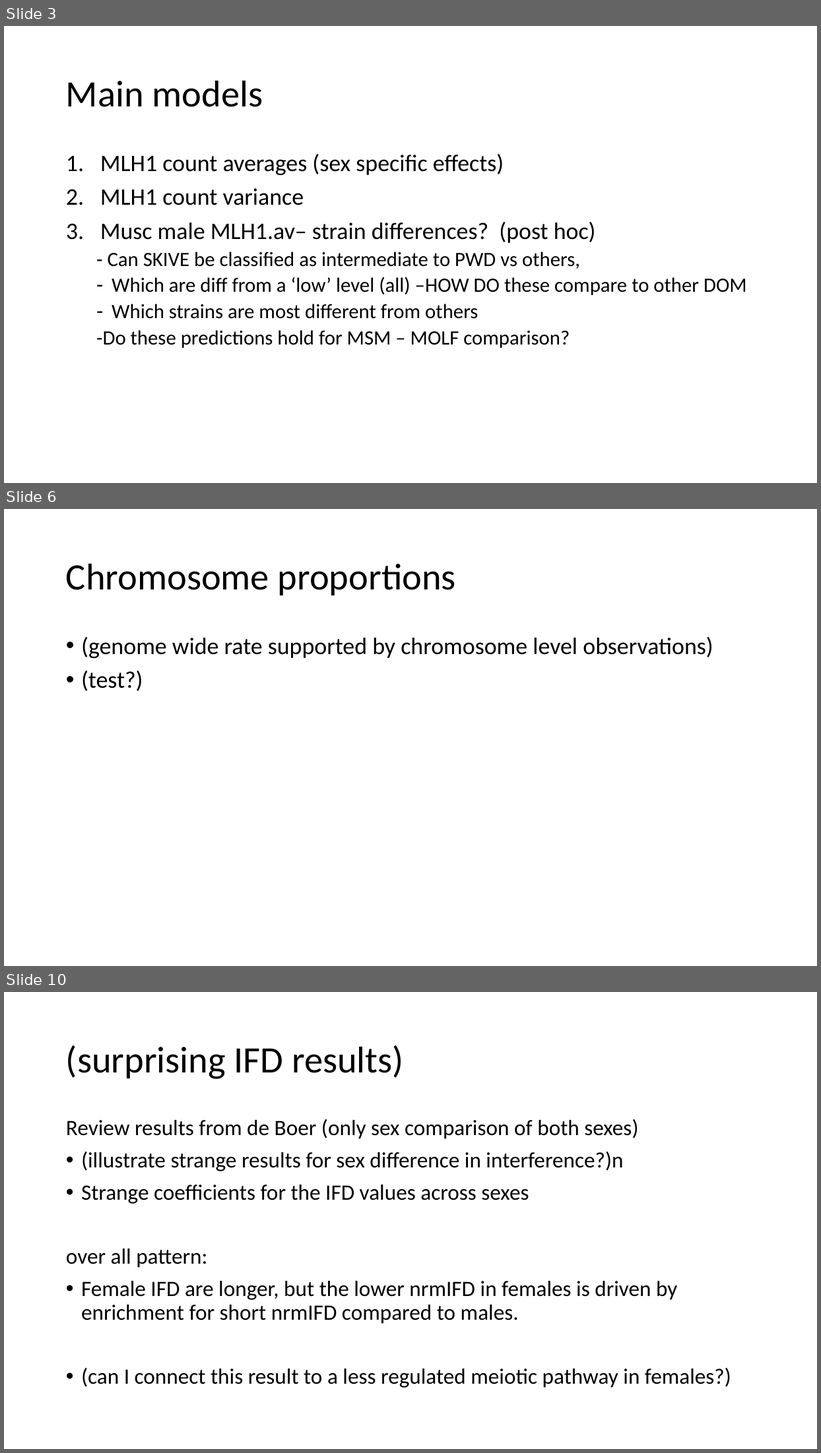
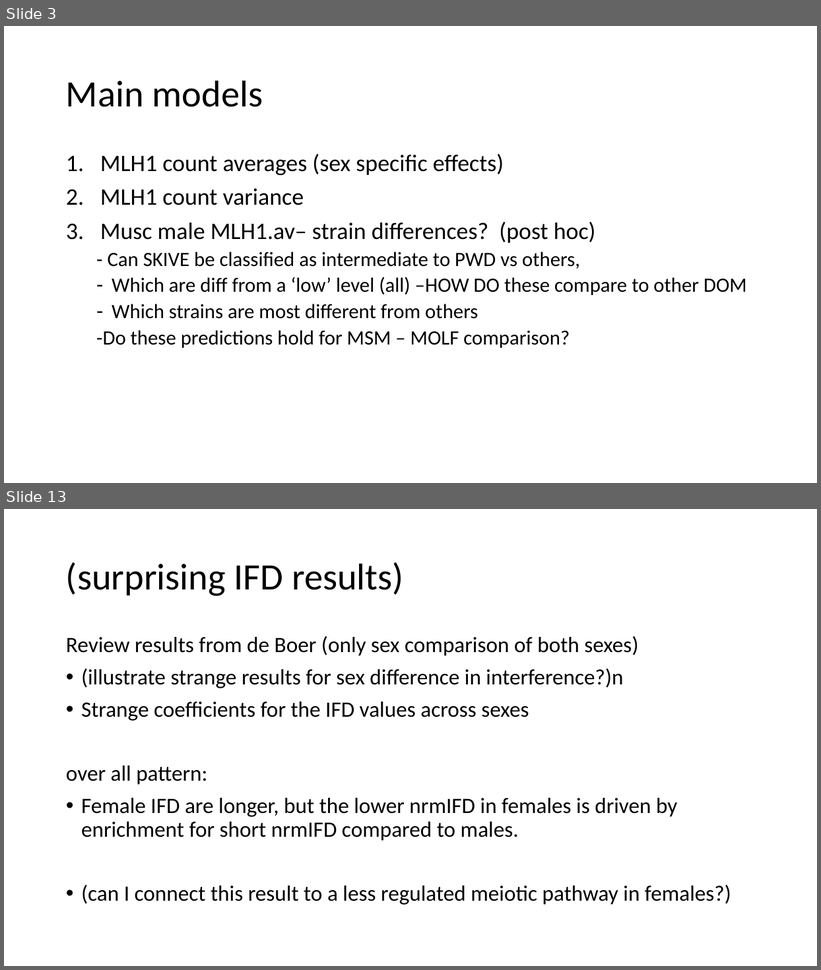
Before and after one commit to petersoapes/MLH1repo, a slide deck: AP_labMeeting_2.12.20.pptx. Shown one above the other, each under a label of ours: slides 3, 6 and 10 before the commit, slides 3 and 13 after it; the slides between them are not shown. The pictures are 821x1453 and 821x970 pixels, drawn with LibreOffice and Linux fonts; fonts in the diff are those of the drawing. Boxes give left, top, right and bottom in pixels: in the first picture for what was removed or moved away, otherwise in the second. Text is boxed around its words. In the diff, an @@ line names an element or a change of style, - is before the commit and + after.

```diff
--- a/AP_labMeeting_2.12.20.pptx
+++ b/AP_labMeeting_2.12.20.pptx
@@ slide 6 removed at [4, 509, 817, 966], background #FFFFFF @@
@@ title removed at [66, 563, 456, 595] @@
-Chromosome proportions
@@ text removed at [81, 637, 713, 691] @@
-• (genome wide rate supported by chromosome level observations)
-• (test?)
@@ what was slide 10 is now slide 13 @@
```
Also in this commit, not shown: 4 slides changed, 6 slides added, 2 other slides removed.
